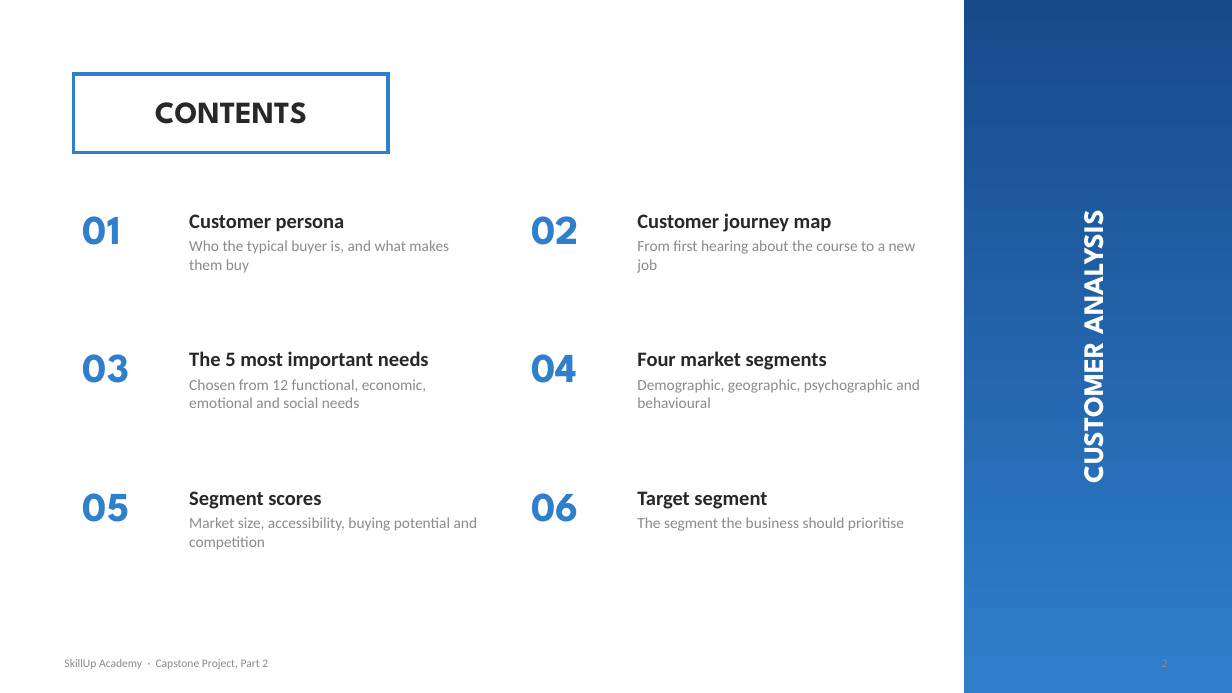
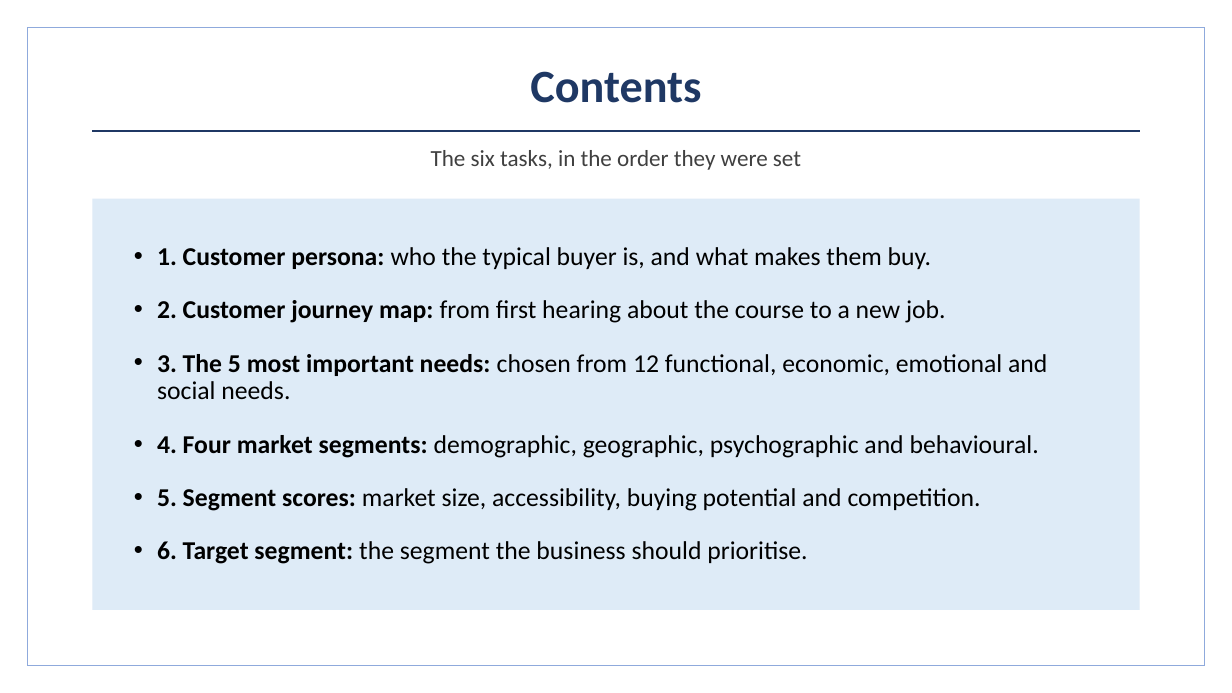
Before and after one commit to BadboyVee/BlackHoleeee, a slide deck: slide 2 of capstone/Customer_Analysis.pptx. Drawn at 1232x693 pixels with LibreOffice and Linux fonts; fonts in the diff are those of the drawing. Boxes give left, top, right and bottom in pixels: in the first picture for what was removed or moved away, otherwise in the second. Text is boxed around its words. In the diff, an @@ line names an element or a change of style, - is before the commit and + after.

```diff
--- a/capstone/Customer_Analysis.pptx
+++ b/capstone/Customer_Analysis.pptx
@@ rectangle added at [28, 28, 1204, 665], outline #8FAADC 1 pt @@
@@ rectangle removed at [964, 0, 1232, 693] @@
@@ rectangle removed at [74, 74, 388, 152] @@
@@ title at [530, 71, 701, 103]: text changed; size 24 to 36 pt; font League Spartan to Calibri; text colour #28282C to #1F3864 @@
-CONTENTS
+Contents
@@ line added from (92, 131) to (1140, 131), #1F3864 1.5 pt @@
@@ text added at [431, 150, 801, 170], 18 pt, text #404040 @@
+The six tasks, in the order they were set
@@ rectangle added at [92, 199, 1140, 610], fill #DEEBF7 @@
@@ text removed at [83, 216, 121, 245] @@
-01
@@ text removed at [189, 214, 449, 273] @@
-Customer persona
-Who the typical buyer is, and what makes them buy
@@ text removed at [531, 216, 579, 245] @@
-02
@@ text removed at [637, 213, 916, 273] @@
-Customer journey map
-From first hearing about the course to a new job
@@ text removed at [1071, 222, 1113, 479] @@
-CUSTOMER ANALYSIS
@@ text added at [157, 247, 1047, 564], 20 pt, text #000000 @@
+• 1. Customer persona: who the typical buyer is, and what makes them buy.
+• 2. Customer journey map: from first hearing about the course to a new job.
+• 3. The 5 most important needs: chosen from 12 functional, economic, emotional and social needs.
+• 4. Four market segments: demographic, geographic, psychographic and behavioural.
+• 5. Segment scores: market size, accessibility, buying potential and competition.
+• 6. Target segment: the segment the business should prioritise.
@@ text removed at [83, 354, 129, 383] @@
-03
@@ text removed at [189, 351, 429, 408] @@
-The 5 most important needs
-Chosen from 12 functional, economic, emotional and social needs
@@ text removed at [531, 354, 577, 383] @@
-04
@@ text removed at [637, 351, 920, 408] @@
-Four market segments
-Demographic, geographic, psychographic and behavioural
@@ text removed at [83, 493, 129, 522] @@
-05
@@ text removed at [189, 491, 478, 550] @@
-Segment scores
-Market size, accessibility, buying potential and competition
@@ text removed at [531, 493, 578, 522] @@
-06
@@ text removed at [637, 491, 904, 531] @@
-Target segment
-The segment the business should prioritise
@@ text removed at [64, 659, 268, 669] @@
-SkillUp Academy · Capstone Project, Part 2
```
Also in this commit, not shown: 9 other slides changed, 8 slides added, 12 slides removed, 7 other files.
